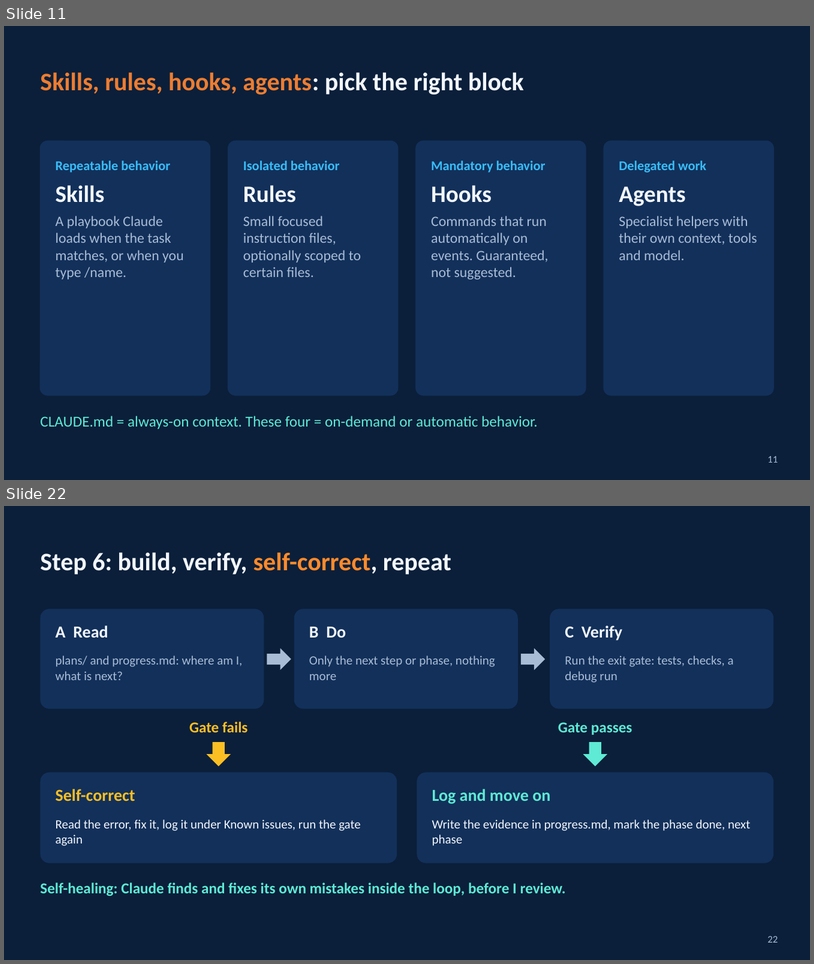
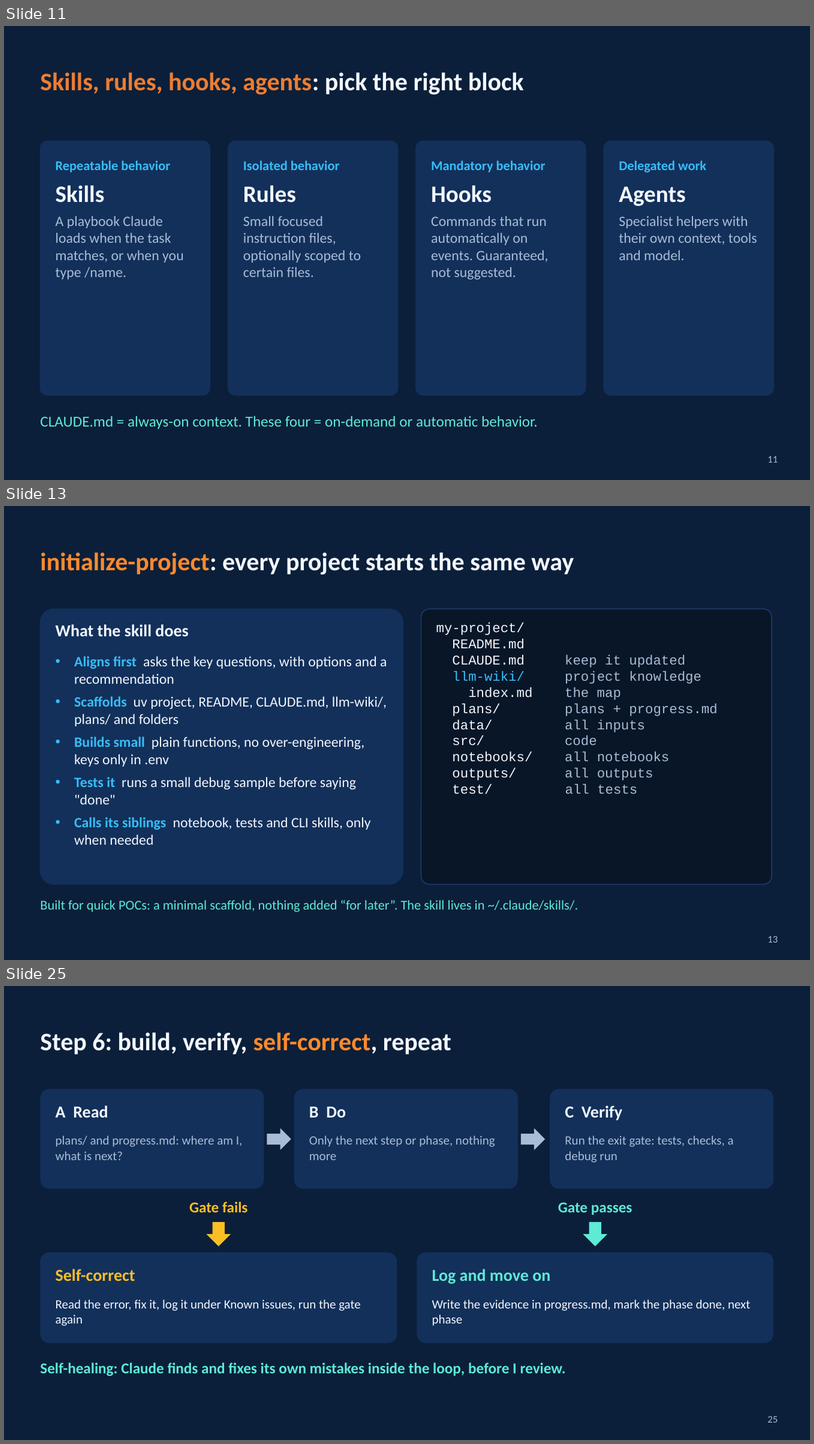
Before and after one commit to HinePo/ai-agent-learning-path, a slide deck: resources/claude_code_vscode_tricks.pptx. Shown one above the other, each under a label of ours: slides 11 and 22 before the commit, slides 11, 13 and 25 after it; the slides between them are not shown. The pictures are 814x964 and 814x1444 pixels, drawn with LibreOffice and Linux fonts; fonts in the diff are those of the drawing. Boxes give left, top, right and bottom in pixels: in the first picture for what was removed or moved away, otherwise in the second. Text is boxed around its words. In the diff, an @@ line names an element or a change of style, - is before the commit and + after.

```diff
--- a/resources/claude_code_vscode_tricks.pptx
+++ b/resources/claude_code_vscode_tricks.pptx
@@ slide 13 added at bbox=[4, 506, 810, 960], background #0B1F3A @@
@@ title added at bbox=[40, 552, 574, 574], 30 pt, text #F2F6FC, bold @@
+initialize-project: every project starts the same way
@@ rounded rectangle added at bbox=[40, 609, 403, 884], fill #12305A, outline #12305A 1 pt @@
@@ rounded rectangle added at bbox=[422, 609, 772, 884], fill #081628, outline #1E3F6F 1 pt @@
@@ text added at bbox=[56, 624, 188, 636], 20 pt, text #F2F6FC, bold @@
+What the skill does
@@ text added at bbox=[437, 622, 717, 793], 16 pt, text #A9BCD6 @@
+my-project/
+README.md
+CLAUDE.md keep it updated
+llm-wiki/ project knowledge
+index.md the map
+plans/ plans + progress.md
+data/ all inputs
+src/ code
+notebooks/ all notebooks
+outputs/ all outputs
+test/ all tests
@@ text added at bbox=[74, 656, 387, 844], 17 pt, text #F2F6FC @@
+• Aligns first asks the key questions, with options and a recommendation
+• Scaffolds uv project, README, CLAUDE.md, llm-wiki/, plans/ and folders
+• Builds small plain functions, no over-engineering, keys only in .env
+• Tests it runs a small debug sample before saying "done"
+• Calls its siblings notebook, tests and CLI skills, only when needed
@@ text added at bbox=[40, 900, 579, 912], 16 pt, text #5EEAD4 @@
+Built for quick POCs: a minimal scaffold, nothing added “for later”. The skill lives in ~/.claude/skills/.
@@ page number added at bbox=[768, 936, 778, 942], 12 pt, text #A9BCD6 @@
+13
@@ what was slide 22 is now slide 25 @@
@@ page number at bbox=[768, 1416, 778, 1422]: text changed @@
-22
+25
```
Also in this commit, not shown: 15 slides changed, 2 other slides added, 2 other files.
